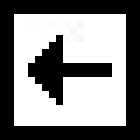
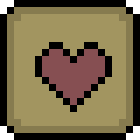
Layers edited between the first and the second 140 × 140 image:
added layer "liveBox" above "Hart" over [0, 0, 140, 140]
hid "Ebene 1 Kopie" over [0, 0, 140, 140]
